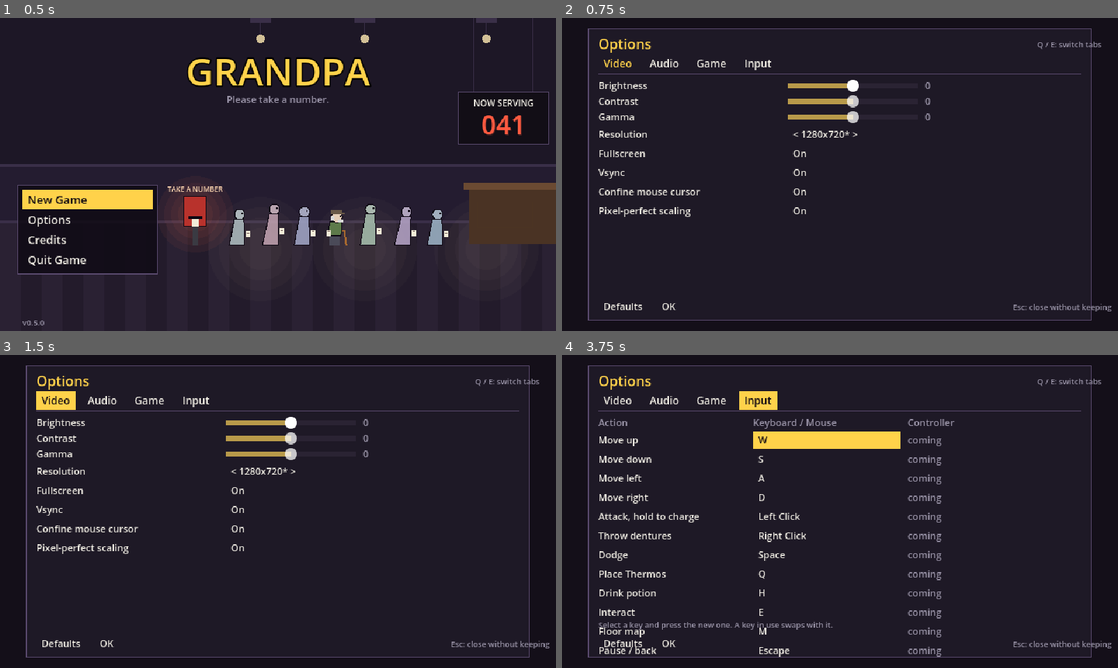
Above: before the commit, frames 1-4 (two rows, left to right).
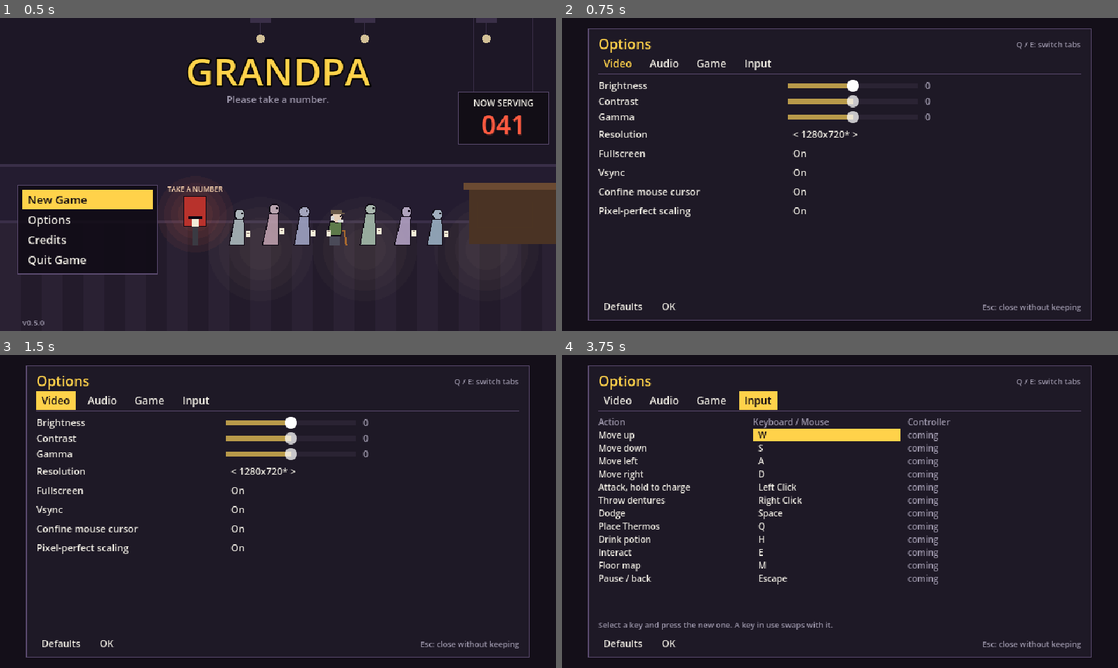
Above: after the commit, the same moments.

Repository: B1nKaTa/game
Game: Godot game, scene res://scenes/boot.tscn
The game is run twice, just before and just after one commit, with the same random seed, the same clock (stepped at 60 frames per second) and the same inputs.
Inputs:
- Up to frame 1 (0.5 s): no input
- Up to frame 2 (0.75 s): click "Options" at 0.5 s
- Up to frame 3 (1.5 s): click "Video" at 1.25 s
- Up to frame 4 (3.75 s): click "Audio" at 2 s; click "Game" at 2.75 s; click "Input" at 3.5 s

Frame 1 is identical in both runs. In frame 2, 0.4% of the frame differs, in the area x 75-99%, y 7-94%; in frame 3, 0.4%; in frame 4, 6.1%, in the area x 6-99%, y 7-97%.

Commit message:
Fit the Options panel's Input tab and hints to the view
The Input tab lists every action, so its rows are tighter, and the corner
hints no longer run past the panel's edge.

Co-Authored-By: Claude Opus 5.5 <noreply@anthropic.com>

Diff:
--- a/scripts/ui/menu_style.gd
+++ b/scripts/ui/menu_style.gd
@@ -54,15 +54,16 @@
 	return node
 
 
-# A flat button whose selected look is the gold bar, with dark text on it.
-static func button(text: String, font_size := FONT) -> Button:
+# A flat button whose selected look is the gold bar, with dark text on it. A tight one has no margin
+# above or below its text, for long lists such as the Input tab's.
+static func button(text: String, font_size := FONT, tight := false) -> Button:
 	var node := Button.new()
 	node.text = text
 	node.alignment = HORIZONTAL_ALIGNMENT_LEFT
 	node.add_theme_font_size_override("font_size", font_size)
 	var plain := StyleBoxFlat.new()
 	plain.bg_color = Color(0, 0, 0, 0)
-	plain.set_content_margin_all(2)
+	plain.set_content_margin_all(0 if tight else 2)
 	plain.content_margin_left = 6
 	plain.content_margin_right = 6
 	var bar := plain.duplicate() as StyleBoxFlat
--- a/scripts/ui/options_panel.gd
+++ b/scripts/ui/options_panel.gd
@@ -19,6 +19,10 @@
 const INPUT_LABEL_WIDTH := 170.0
 const KEY_WIDTH := 170.0
 const NOTICE_TIME := 2.5
+const HINT_WIDTH := 220.0
+# The Input tab lists every action, so its rows are tighter and its text a size smaller.
+const INPUT_ROW_HEIGHT := 14.0
+const INPUT_FONT := 10
 const WAITING_TEXT := "Press a key..."
 const TABS: Array[String] = [GameSettings.VIDEO, GameSettings.AUDIO, GameSettings.GAME, GameSettings.INPUT]
 const TAB_NAMES := {
@@ -101,8 +105,8 @@
 	title.position = AT + Vector2(12, 6)
 	add_child(title)
 	var hint := MenuStyle.label(tr("Q / E: switch tabs"), 9, MenuStyle.DIM)
-	hint.position = AT + Vector2(SIZE.x - 120, 12)
-	hint.size = Vector2(108, 12)
+	hint.position = AT + Vector2(SIZE.x - 12 - HINT_WIDTH, 12)
+	hint.size = Vector2(HINT_WIDTH, 12)
 	hint.horizontal_alignment = HORIZONTAL_ALIGNMENT_RIGHT
 	add_child(hint)
 	var tabs := HBoxContainer.new()
@@ -138,8 +142,8 @@
 	ok.pressed.connect(_keep_and_close)
 	bottom.add_child(ok)
 	var esc := MenuStyle.label(tr("Esc: close without keeping"), 9, MenuStyle.DIM)
-	esc.position = AT + Vector2(SIZE.x - 180, SIZE.y - 22)
-	esc.size = Vector2(168, 12)
+	esc.position = AT + Vector2(SIZE.x - 12 - HINT_WIDTH, SIZE.y - 22)
+	esc.size = Vector2(HINT_WIDTH, 12)
 	esc.horizontal_alignment = HORIZONTAL_ALIGNMENT_RIGHT
 	add_child(esc)
 	_notice = MenuStyle.label("", 10, MenuStyle.GOLD)
@@ -157,6 +161,7 @@
 	for each: String in _tab_buttons:
 		var button: Button = _tab_buttons[each]
 		button.add_theme_color_override("font_color", MenuStyle.GOLD if each == tab else MenuStyle.TEXT)
+	_rows.add_theme_constant_override("separation", 2)
 	if tab == GameSettings.INPUT:
 		_build_input_rows()
 	else:
@@ -176,11 +181,11 @@
 	return _tab_buttons[_tab]
 
 
-func _row(text: String, width := LABEL_WIDTH) -> HBoxContainer:
+func _row(text: String, width := LABEL_WIDTH, tight := false) -> HBoxContainer:
 	var row := HBoxContainer.new()
-	row.custom_minimum_size.y = ROW_HEIGHT
+	row.custom_minimum_size.y = INPUT_ROW_HEIGHT if tight else ROW_HEIGHT
 	row.add_theme_constant_override("separation", 8)
-	var name_label := MenuStyle.label(text)
+	var name_label := MenuStyle.label(text, INPUT_FONT if tight else MenuStyle.FONT)
 	name_label.custom_minimum_size.x = width
 	row.add_child(name_label)
 	_rows.add_child(row)
@@ -268,21 +273,22 @@
 
 
 func _build_input_rows() -> void:
-	var header := _row(tr("Action"), INPUT_LABEL_WIDTH)
+	_rows.add_theme_constant_override("separation", 1)
+	var header := _row(tr("Action"), INPUT_LABEL_WIDTH, true)
 	header.get_child(0).add_theme_color_override("font_color", MenuStyle.DIM)
-	var keyboard := MenuStyle.label(tr("Keyboard / Mouse"), MenuStyle.FONT, MenuStyle.DIM)
+	var keyboard := MenuStyle.label(tr("Keyboard / Mouse"), INPUT_FONT, MenuStyle.DIM)
 	keyboard.custom_minimum_size.x = KEY_WIDTH
 	header.add_child(keyboard)
-	header.add_child(MenuStyle.label(tr("Controller"), MenuStyle.FONT, MenuStyle.DIM))
+	header.add_child(MenuStyle.label(tr("Controller"), INPUT_FONT, MenuStyle.DIM))
 	for entry in KeyBindings.ACTIONS:
 		var action: String = entry["action"]
-		var row := _row(tr(entry["label"]), INPUT_LABEL_WIDTH)
+		var row := _row(tr(entry["label"]), INPUT_LABEL_WIDTH, true)
 		var bound := tr(WAITING_TEXT) if action == _waiting_action else KeyBindings.label_for(action)
-		var key_button := MenuStyle.button(bound)
+		var key_button := MenuStyle.button(bound, INPUT_FONT, true)
 		key_button.custom_minimum_size.x = KEY_WIDTH
 		key_button.pressed.connect(_start_waiting.bind(action))
 		row.add_child(key_button)
-		row.add_child(MenuStyle.label(tr("coming"), MenuStyle.FONT, MenuStyle.DIM))
+		row.add_child(MenuStyle.label(tr("coming"), INPUT_FONT, MenuStyle.DIM))
 
 
 func _start_waiting(action: String) -> void:
